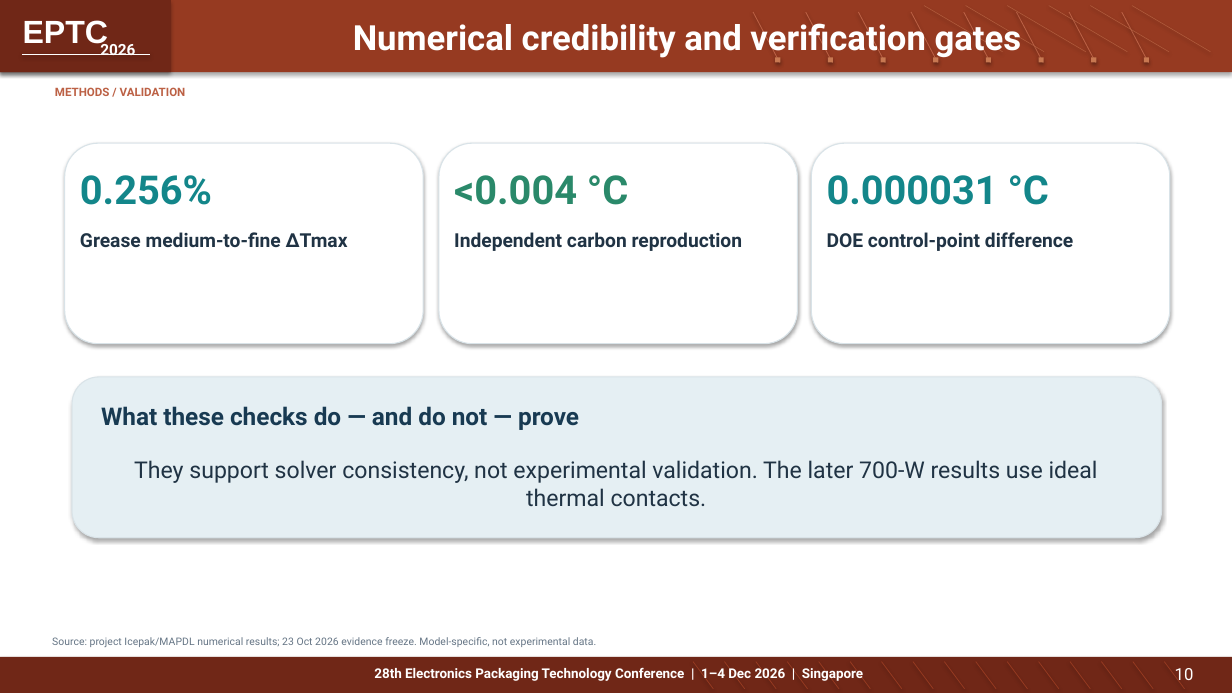
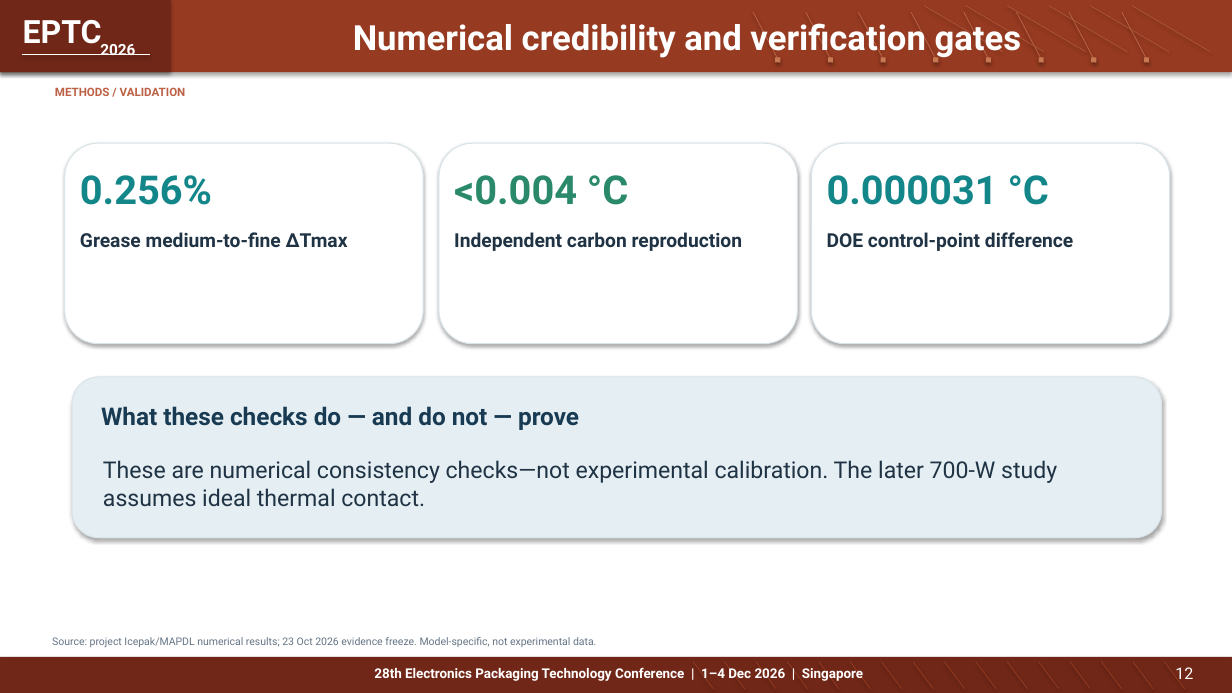
Before and after one commit to Makise-okabe/EPTC, a slide deck: slide 12 of presentations/EPTC_2026_Student_Innovation_Challenge_Presentation.pptx (slide 10 before the commit). Drawn at 1232x693 pixels with LibreOffice and Linux fonts; fonts in the diff are those of the drawing. Boxes give left, top, right and bottom in pixels: in the first picture for what was removed or moved away, otherwise in the second. Text is boxed around its words. In the diff, an @@ line names an element or a change of style, - is before the commit and + after.

```diff
--- a/presentations/EPTC_2026_Student_Innovation_Challenge_Presentation.pptx
+++ b/presentations/EPTC_2026_Student_Innovation_Challenge_Presentation.pptx
@@ text "EPTC" at (23, 20, 102, 48): font Arial to Roboto @@
@@ text at (103, 460, 1057, 506): text changed @@
-They support solver consistency, not experimental validation. The later 700-W results use ideal thermal contacts.
+These are numerical consistency checks—not experimental calibration. The later 700-W study assumes ideal thermal contact.
@@ text "Source: project Icepak/MAPDL numerical results; ..." at (52, 637, 596, 647): size 8.1 to 8.2 pt @@
@@ text at (1175, 667, 1193, 679): text changed; size 13 to 12.5 pt @@
-10
+12
```
Also in this commit, not shown: 29 other slides changed, 5 slides added.
